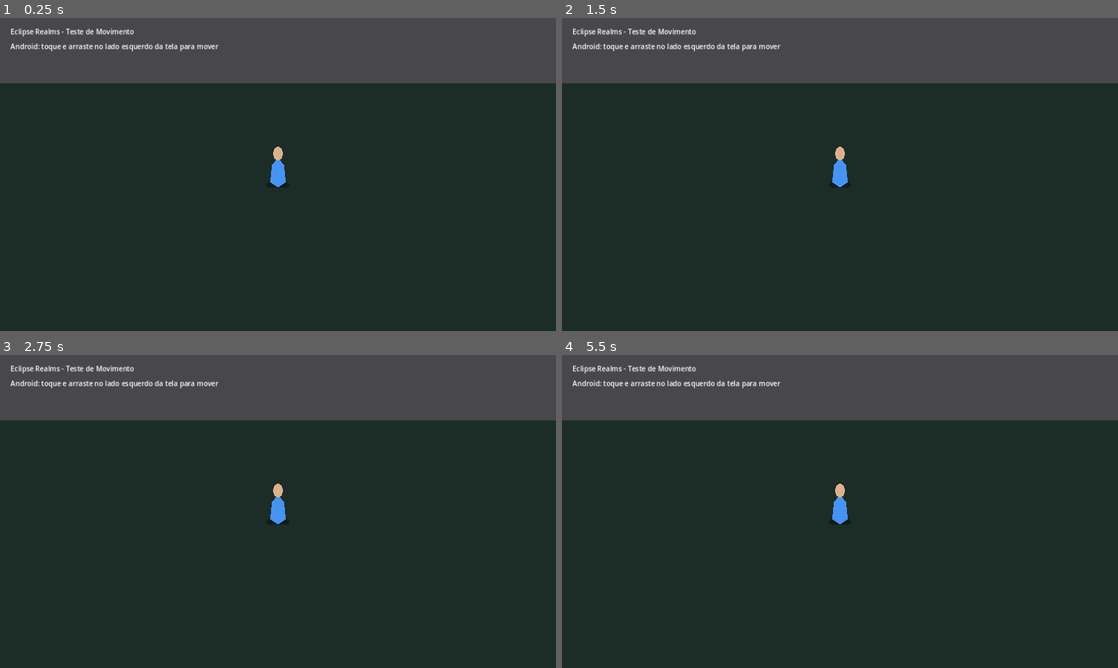
Above: before the commit, frames 1-4 (two rows, left to right).
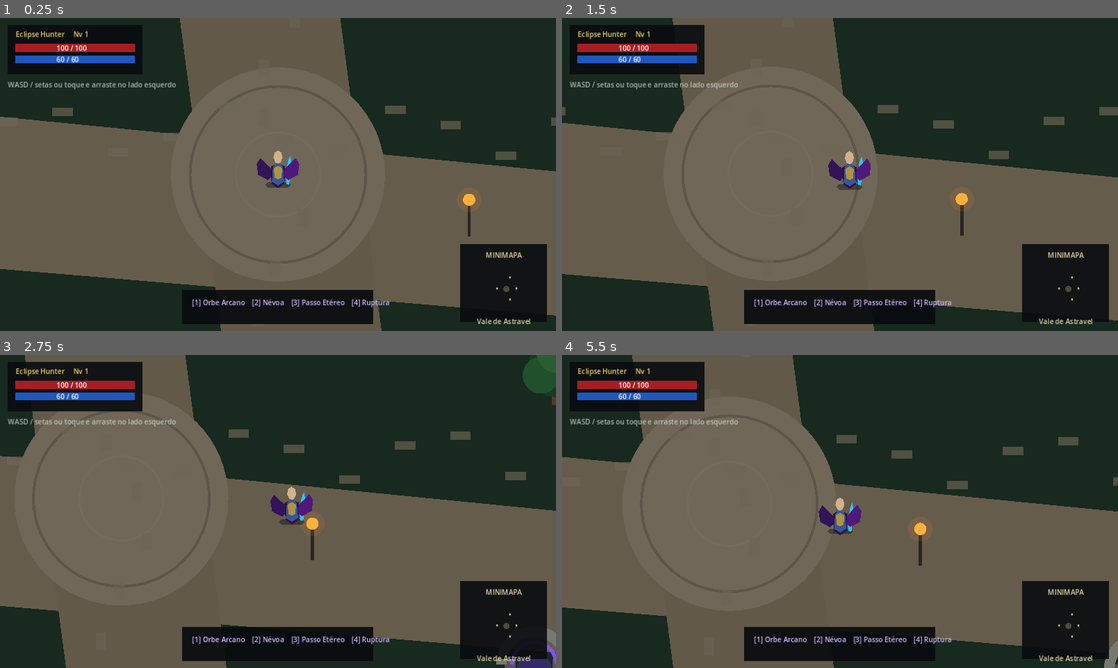
Above: after the commit, the same moments.

Repository: juniorjesusvideos-pixel/Eclipse-Realms-Godot
Game: Godot game, scene res://scenes/main.tscn
The game is run twice, just before and just after one commit, with the same random seed, the same clock (stepped at 60 frames per second) and the same inputs.
Inputs (mouse positions are in pixels of both pictures, inside the frame that each line leads up to):
- Up to frame 1 (0.25 s): no input
- Up to frame 2 (1.5 s): tap Enter at 0.5 s; move the mouse to (962, 158) at 0.52 s; hold D (move_right) 0.53-1.25 s; click (962, 158) at 0.67 s; drag from (728, 190) to (812, 237) at 1.27 s
- Up to frame 3 (2.75 s): move the mouse to (333, 442) at 2.02 s; hold D (move_right) from 2.03 s (still down)
- Up to frame 4 (5.5 s): release D (move_right) at 2.75 s; drag from (812, 574) to (673, 464) at 2.77 s; move the mouse to (1006, 558) at 3.52 s; hold A (move_left) 3.53-4.25 s; drag from (673, 464) to (756, 433) at 4.27 s; move the mouse to (867, 511) at 5.02 s; hold S (move_down) from 5.03 s (still down); click (867, 511) at 5.17 s

The runs differ from the first frame. In frame 1, 80% of the frame differs, in the area x 0-100%, y 0-100%; in frame 2, 79%; in frame 3, 81%; in frame 4, 80%.
Error before the commit: Invalid access to property or key 'position' on a base object of type 'null instance'. (res://scripts/player.gd:51)

Commit message:
feat: add RPG HUD camera and player visual hierarchy

Diff:
--- a/scenes/main.tscn
+++ b/scenes/main.tscn
@@ -4,58 +4,149 @@
 [ext_resource path="res://scripts/player.gd" type="Script" id="2_player"]
 
 [sub_resource type="RectangleShape2D" id="RectangleShape2D_player"]
-size = Vector2(34, 26)
+size = Vector2(34, 24)
 
 [node name="Main" type="Node2D"]
 script = ExtResource("1_main")
 
-[node name="Ground" type="Polygon2D" parent="."]
-polygon = PackedVector2Array(-2200, -1400, 2200, -1400, 2200, 1400, -2200, 1400)
-color = Color(0.11, 0.18, 0.16, 1)
-
-[node name="Road" type="Polygon2D" parent="."]
-polygon = PackedVector2Array(-2200, -150, 2200, -150, 2200, 150, -2200, 150)
-color = Color(0.28, 0.28, 0.3, 1)
-
 [node name="Player" type="CharacterBody2D" parent="."]
-position = Vector2(640, 360)
+position = Vector2(40, 90)
 script = ExtResource("2_player")
 
 [node name="Shadow" type="Polygon2D" parent="Player"]
-position = Vector2(0, 24)
-polygon = PackedVector2Array(-22, -6, 22, -6, 28, 0, 22, 6, -22, 6, -28, 0)
-color = Color(0, 0, 0, 0.35)
+position = Vector2(0, 27)
+polygon = PackedVector2Array(-27, -7, 27, -7, 34, 0, 27, 7, -27, 7, -34, 0)
+color = Color(0, 0, 0, 0.38)
 
-[node name="Body" type="Polygon2D" parent="Player"]
-polygon = PackedVector2Array(-18, 18, -14, -22, 0, -38, 14, -22, 18, 18, 0, 30)
-color = Color(0.28, 0.58, 0.95, 1)
+[node name="Visual" type="Node2D" parent="Player"]
 
-[node name="Head" type="Polygon2D" parent="Player"]
-position = Vector2(0, -48)
-polygon = PackedVector2Array(-12, 0, -8, -12, 0, -17, 8, -12, 12, 0, 8, 12, 0, 16, -8, 12)
-color = Color(0.86, 0.7, 0.55, 1)
+[node name="BackWing" type="Polygon2D" parent="Player/Visual"]
+position = Vector2(-18, -10)
+polygon = PackedVector2Array(0, -6, -28, -34, -38, -18, -34, 10, -8, 24, 2, 14)
+color = Color(0.2, 0.08, 0.34, 1)
+
+[node name="Cape" type="Polygon2D" parent="Player/Visual"]
+polygon = PackedVector2Array(-19, -21, 0, -31, 19, -21, 17, 23, 0, 35, -17, 23)
+color = Color(0.18, 0.08, 0.25, 1)
+
+[node name="Body" type="Polygon2D" parent="Player/Visual"]
+polygon = PackedVector2Array(-16, 18, -13, -21, 0, -36, 13, -21, 16, 18, 0, 28)
+color = Color(0.22, 0.34, 0.62, 1)
+
+[node name="Armor" type="Polygon2D" parent="Player/Visual"]
+position = Vector2(0, -8)
+polygon = PackedVector2Array(-11, -9, 0, -16, 11, -9, 9, 15, 0, 20, -9, 15)
+color = Color(0.69, 0.58, 0.24, 1)
+
+[node name="Head" type="Polygon2D" parent="Player/Visual"]
+position = Vector2(0, -46)
+polygon = PackedVector2Array(-12, 1, -9, -12, 0, -18, 9, -12, 12, 1, 7, 13, 0, 17, -7, 13)
+color = Color(0.82, 0.7, 0.55, 1)
+
+[node name="Weapon" type="Polygon2D" parent="Player/Visual"]
+position = Vector2(24, -2)
+polygon = PackedVector2Array(-3, 26, 1, -30, 8, -48, 12, -28, 5, 28)
+color = Color(0.18, 0.78, 1, 1)
+
+[node name="FrontWing" type="Polygon2D" parent="Player/Visual"]
+position = Vector2(18, -10)
+polygon = PackedVector2Array(0, -6, 28, -34, 38, -18, 34, 10, 8, 24, -2, 14)
+color = Color(0.31, 0.1, 0.49, 1)
 
 [node name="CollisionShape2D" type="CollisionShape2D" parent="Player"]
-position = Vector2(0, 14)
+position = Vector2(0, 16)
 shape = SubResource("RectangleShape2D_player")
 
 [node name="Camera2D" type="Camera2D" parent="Player"]
 enabled = true
+zoom = Vector2(0.88, 0.88)
 position_smoothing_enabled = true
-position_smoothing_speed = 7.0
+position_smoothing_speed = 6.0
+limit_left = -2200
+limit_top = -1400
+limit_right = 2200
+limit_bottom = 1400
 
 [node name="HUD" type="CanvasLayer" parent="."]
 
-[node name="Title" type="Label" parent="HUD"]
-offset_left = 24.0
-offset_top = 20.0
-offset_right = 400.0
-offset_bottom = 52.0
-text = "Eclipse Realms - Teste de Movimento"
+[node name="StatusPanel" type="ColorRect" parent="HUD"]
+offset_left = 18.0
+offset_top = 16.0
+offset_right = 328.0
+offset_bottom = 130.0
+color = Color(0.035, 0.043, 0.055, 0.9)
+
+[node name="Name" type="Label" parent="HUD/StatusPanel"]
+offset_left = 18.0
+offset_top = 10.0
+offset_right = 292.0
+offset_bottom = 34.0
+text = "Eclipse Hunter     Nv 1"
+theme_override_colors/font_color = Color(0.94, 0.83, 0.42, 1)
+
+[node name="HP" type="ColorRect" parent="HUD/StatusPanel"]
+offset_left = 18.0
+offset_top = 44.0
+offset_right = 292.0
+offset_bottom = 62.0
+color = Color(0.65, 0.12, 0.14, 1)
+
+[node name="HPText" type="Label" parent="HUD/StatusPanel"]
+offset_left = 112.0
+offset_top = 42.0
+offset_right = 220.0
+offset_bottom = 65.0
+text = "100 / 100"
+
+[node name="Mana" type="ColorRect" parent="HUD/StatusPanel"]
+offset_left = 18.0
+offset_top = 70.0
+offset_right = 292.0
+offset_bottom = 88.0
+color = Color(0.12, 0.34, 0.75, 1)
+
+[node name="ManaText" type="Label" parent="HUD/StatusPanel"]
+offset_left = 112.0
+offset_top = 68.0
+offset_right = 220.0
+offset_bottom = 91.0
+text = "60 / 60"
+
+[node name="Hotbar" type="ColorRect" parent="HUD"]
+offset_left = 420.0
+offset_top = 626.0
+offset_right = 860.0
+offset_bottom = 704.0
+color = Color(0.035, 0.043, 0.055, 0.92)
+
+[node name="Skills" type="Label" parent="HUD/Hotbar"]
+offset_left = 22.0
+offset_top = 17.0
+offset_right = 422.0
+offset_bottom = 58.0
+text = "[1] Orbe Arcano    [2] Névoa    [3] Passo Etéreo    [4] Ruptura"
+theme_override_colors/font_color = Color(0.82, 0.72, 1, 1)
+
+[node name="MiniMap" type="ColorRect" parent="HUD"]
+offset_left = 1060.0
+offset_top = 520.0
+offset_right = 1260.0
+offset_bottom = 700.0
+color = Color(0.035, 0.043, 0.055, 0.9)
+
+[node name="MapText" type="Label" parent="HUD/MiniMap"]
+offset_left = 18.0
+offset_top = 14.0
+offset_right = 182.0
+offset_bottom = 164.0
+text = "MINIMAPA\n\n       •\n   •   ◎   •\n       •\n\nVale de Astravel"
+horizontal_alignment = 1
+theme_override_colors/font_color = Color(0.87, 0.83, 0.65, 1)
 
 [node name="Hint" type="Label" parent="HUD"]
-offset_left = 24.0
-offset_top = 54.0
+offset_left = 18.0
+offset_top = 142.0
 offset_right = 620.0
-offset_bottom = 86.0
-text = "Android: toque e arraste no lado esquerdo da tela para mover"
+offset_bottom = 170.0
+text = "WASD / setas ou toque e arraste no lado esquerdo"
+theme_override_colors/font_color = Color(0.82, 0.86, 0.82, 0.8)
